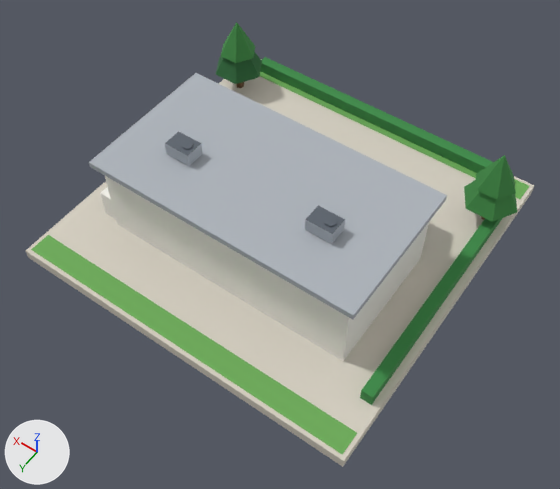
The glTF model public/models/13.glb, before and after one commit.
Camera for both pictures: a camera (50 mm lens) standing at (-0.747, 1.085, 1.597) and looking at (-0.05, 0.109, 0.063). The axes (+X, +Y, +Z) are drawn at lower left. The lights are the same throughout. The older version comes first. Vertices at exactly the same position are counted once.

Before the edit, the objects in view are built like this:
```python
me_b13 = bpy.data.meshes.new('b13')
me_b13.from_pydata(...)  # 256 vertices, 302 faces; spans x -0.495..0.495, y -0.48..0.48, z 0.0..0.309
me_b13.materials.append(mat_paving)
me_b13.materials.append(mat_grass)
me_b13.materials.append(mat_hedge)
me_b13.materials.append(mat_wall_white)
me_b13.materials.append(mat_roof_flat)
me_b13.materials.append(mat_slab)
me_b13.materials.append(mat_glass_blue)
me_b13.materials.append(mat_sign_green)
me_b13.materials.append(mat_white)
me_b13.materials.append(mat_glass_dark)
me_b13.materials.append(mat_wall_wood)
me_b13.materials.append(mat_leaf_c)
me_b13.materials.append(mat_flower_red)
me_b13.materials.append(mat_metal)
me_b13.materials.append(mat_metal_dark)
me_b13.materials.append(mat_trunk)
me_b13.materials.append(mat_tree_green)
me_b13.materials.append(mat_tree_dark)
ob_b13 = bpy.data.objects.new('b13', me_b13)
ob_b13.location = (0.0, 0.0, 0.0)
```
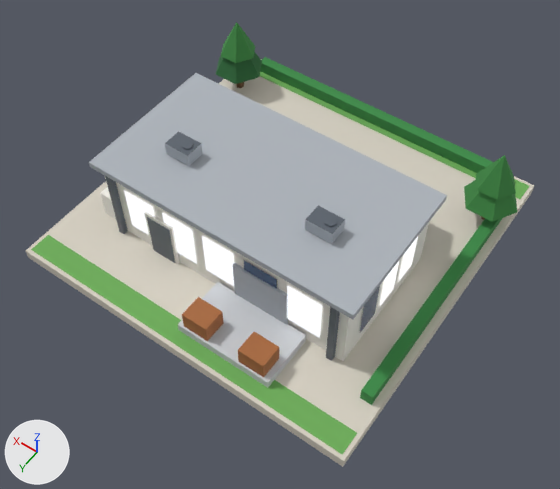
Changed parts and their boxes (x1, y1, x2, y2) in the pictures (560 x 489 px):
part 1 of me_b13, added: after (144, 212, 180, 264)
part 2 of me_b13, added: after (238, 332, 279, 377)
part 3 of me_b13, added: after (182, 297, 223, 341)
part 4 of me_b13, added: after (178, 282, 306, 388)
part 5 of me_b13, added: after (233, 263, 288, 324)
part 6 of me_b13, added: after (147, 217, 175, 263)
part 7 of me_b13, added: after (326, 307, 340, 361)
part 8 of me_b13, added: after (105, 176, 128, 234)
part 9 of me_b13, added: after (124, 191, 418, 338)

Edits to the bpy script that builds the scene:
```text
Add mat_concrete:
    mat_concrete = bpy.data.materials.new('concrete')
    # nodes: BsdfPrincipled, Mix, OutputMaterial, VertexColor
    # colours: light grey #c9ccd0, mixed with the vertex colours
Add mat_glow_window:
    mat_glow_window = bpy.data.materials.new('glow_window')
    # nodes: BsdfPrincipled, Mix, OutputMaterial, VertexColor
    # colours: blue #3d5a82, mixed with the vertex colours
Change me_b13:
    used by ob_b13; location = (0.0, 0.0, 0.0)
    remove me_b13.from_pydata(...)  # 256 vertices, 302 faces; spans x -0.495..0.495, y -0.48..0.48, z 0.0..0.309
    add me_b13.from_pydata(...)  # 364 vertices, 404 faces; spans x -0.495..0.495, y -0.48..0.48, z 0.0..0.309
    me_b13 part 1: the loose piece of 8 vertices spanning x 0.2..0.4, y 0.17..0.27, z 0.03..0.11 is copied, and the copy is scaled about its middle by (0.43, 0.08, 1.75), then moved by (-0.12, 0.064, 0.03), in mat_white; it spans x 0.137..0.223, y 0.28..0.288, z 0.03..0.17
    me_b13 part 2: the loose piece of 8 vertices spanning x -0.235..-0.165, y 0.125..0.175, z 0.27..0.305 is copied, and the copy is scaled about its middle by (1, 1.2, 1.43), then moved by (0.0, 0.25, -0.208), in mat_wall_wood; it spans x -0.235..-0.165, y 0.37..0.43, z 0.055..0.105
    me_b13 part 3: the loose piece of 8 vertices spanning x -0.35..0.35, y -0.08..0.28, z 0.03..0.25 is copied, and the copy is scaled about its middle by (0.1, 0.167, 0.227), then moved by (-0.04, 0.3, -0.06), in mat_wall_wood; it spans x -0.075..-0.005, y 0.37..0.43, z 0.055..0.105
    me_b13 part 4: the loose piece of 8 vertices spanning x -0.235..-0.165, y 0.125..0.175, z 0.27..0.305 is copied, and the copy is scaled about its middle by (3.71, 3, 0.714), then moved by (0.08, 0.21, -0.245), in mat_concrete; it spans x -0.25..0.01, y 0.285..0.435, z 0.03..0.055
    me_b13 part 5: the loose piece of 8 vertices spanning x -0.235..-0.165, y 0.125..0.175, z 0.27..0.305 is copied, and the copy is scaled about its middle by (2.14, 0.24, 4), then moved by (0.08, 0.132, -0.188), in mat_metal; it spans x -0.195..-0.045, y 0.276..0.288, z 0.03..0.17
    me_b13 part 6: the loose piece of 8 vertices spanning x 0.2..0.4, y 0.17..0.27, z 0.03..0.11 is copied, and the copy is scaled about its middle by (0.35, 0.06, 1.62), then moved by (-0.12, 0.067, 0.025), in mat_metal_dark; it spans x 0.145..0.215, y 0.284..0.29, z 0.03..0.16
    me_b13 part 7: the loose piece of 8 vertices spanning x -0.35..0.35, y -0.08..0.28, z 0.03..0.25 is copied, and the copy is scaled about its middle by (0.0229, 0.0389, 1), then moved by (-0.32, 0.188, 0.0), in mat_metal_dark; it spans x -0.328..-0.312, y 0.281..0.295, z 0.03..0.25
    me_b13 part 8: the loose piece of 8 vertices spanning x 0.2..0.4, y 0.17..0.27, z 0.03..0.11 is copied, and the copy is scaled about its middle by (0.08, 0.14, 2.75), then moved by (0.02, 0.068, 0.07), in mat_metal_dark; it spans x 0.312..0.328, y 0.281..0.295, z 0.03..0.25
    me_b13 part 9
    22 vertices are added at x -0.353..0.353, y -0.02..0.283, z 0.074
    22 new vertices lie (0.0, 0.0, 0.132) away from vertices in x -0.353..0.353, y -0.02..0.283, z 0.074
    8 new faces join them, mat_glass_dark
    14 new faces join them, mat_glow_window
    add me_b13.materials.append(mat_glow_window)
    add me_b13.materials.append(mat_concrete)
```
